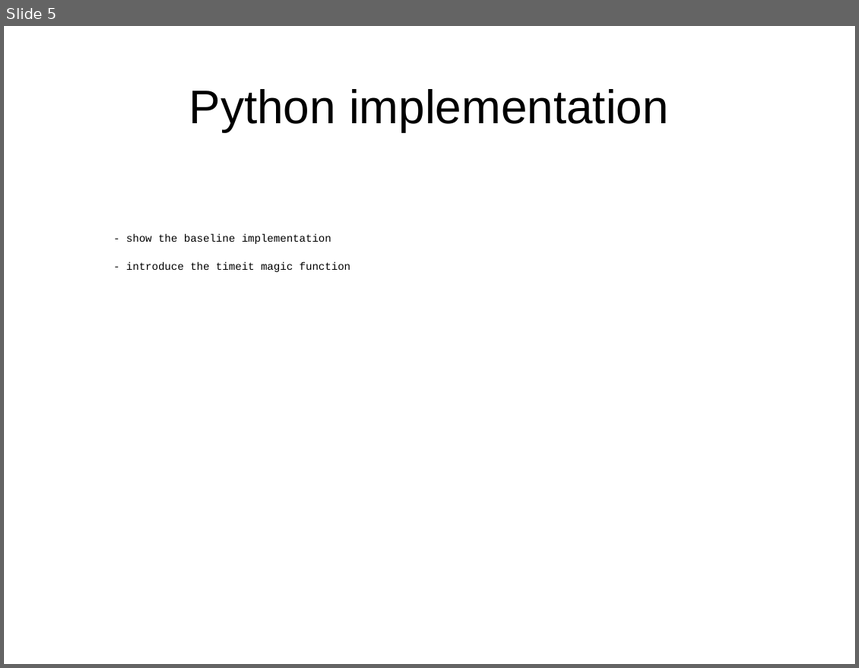
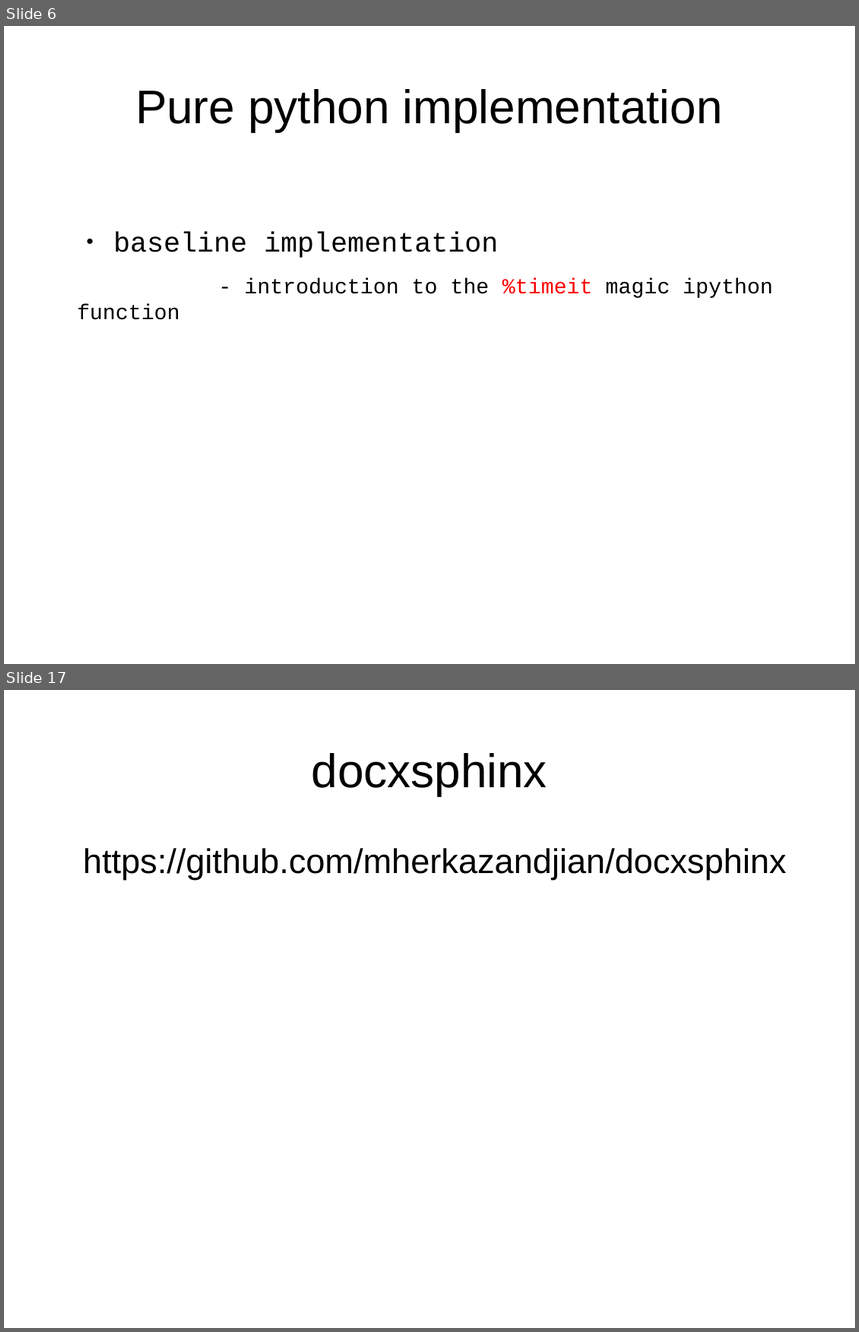
Before and after one commit to mherkazandjian/python_optimization_demo, a slide deck: 2017-10-11-developer_workshop_4_hans_on_optmization_with_python.odp. Shown one above the other, each under a label of ours: slide 5 before the commit, slides 6 and 17 after it; the slides between them are not shown. The pictures are 859x668 and 859x1332 pixels, drawn with LibreOffice and Linux fonts; fonts in the diff are those of the drawing. Boxes give left, top, right and bottom in pixels: in the first picture for what was removed or moved away, otherwise in the second. Text is boxed around its words. In the diff, an @@ line names an element or a change of style, - is before the commit and + after.

Commit message:
clean pure python example
add example to the notebook

```diff
--- a/2017-10-11-developer_workshop_4_hans_on_optmization_with_python.odp
+++ b/2017-10-11-developer_workshop_4_hans_on_optmization_with_python.odp
@@ slide 17 added at [4, 690, 855, 1328], background #FFFFFF @@
@@ title added at [311, 753, 547, 796], 44 pt, text #000000 @@
+docxsphinx
@@ text added at [83, 848, 787, 880], 32 pt, text #000000 @@
+https://github.com/mherkazandjian/docxsphinx
@@ what was slide 5 is now slide 6 @@
@@ slide 6 changed as well @@
@@ title at [135, 89, 723, 132]: text changed @@
-Python implementation
+Pure python implementation
@@ text at [77, 232, 773, 320]: text changed; size 10 to 20 pt @@
-- show the baseline implementation
-- introduce the timeit magic function
+● baseline implementation
+- introduction to the %timeit magic ipython function
```
Also in this commit, not shown: 5 other slides changed, 10 other slides added, 1 slide removed, 7 other files.
